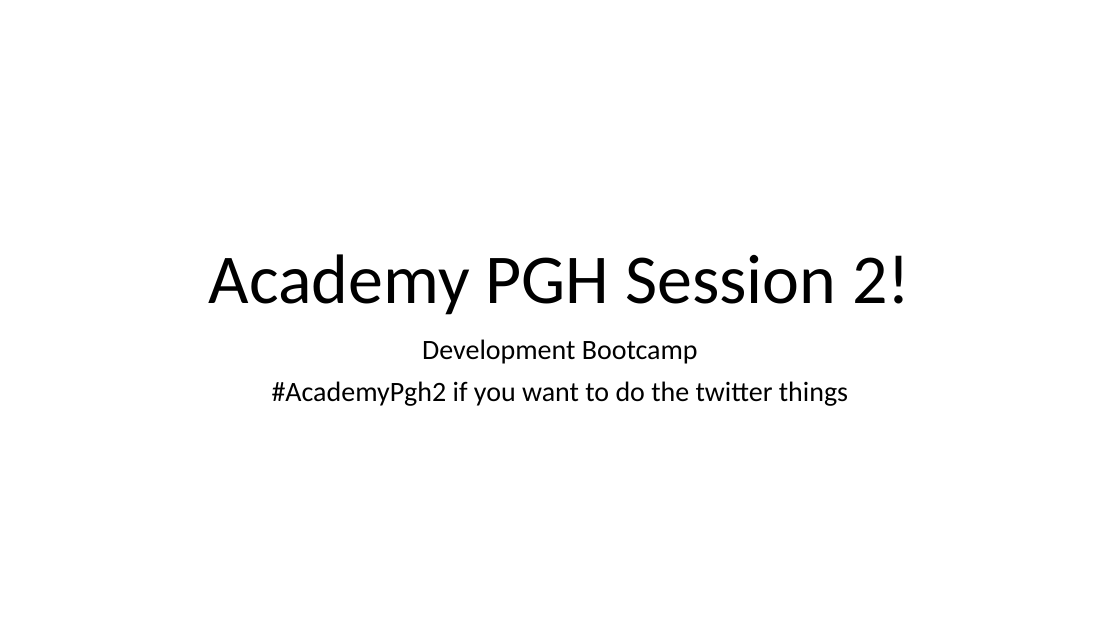
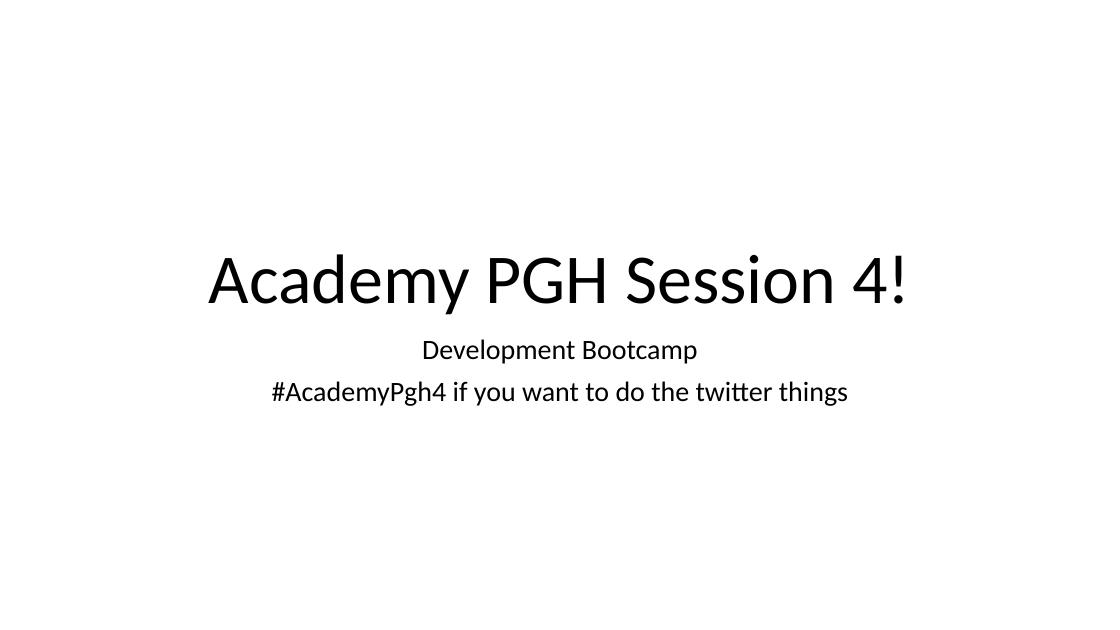
Before and after one commit to uugengiven/academypgh, a slide deck: slide 1 of Code/Slides/Academy PGH 1.1.pptx. Drawn at 1120x630 pixels with LibreOffice and Linux fonts; fonts in the diff are those of the drawing. Boxes give left, top, right and bottom in pixels: in the first picture for what was removed or moved away, otherwise in the second. Text is boxed around its words. In the diff, an @@ line names an element or a change of style, - is before the commit and + after.

```diff
--- a/Code/Slides/Academy PGH 1.1.pptx
+++ b/Code/Slides/Academy PGH 1.1.pptx
@@ title at box(209, 254, 910, 315): text changed @@
-Academy PGH Session 2!
+Academy PGH Session 4!
@@ subtitle at box(272, 381, 848, 406): text changed @@
-#AcademyPgh2 if you want to do the twitter things
+#AcademyPgh4 if you want to do the twitter things
```
Also in this commit, not shown: 8 other slides changed, 1 slide added, 13 other files.
